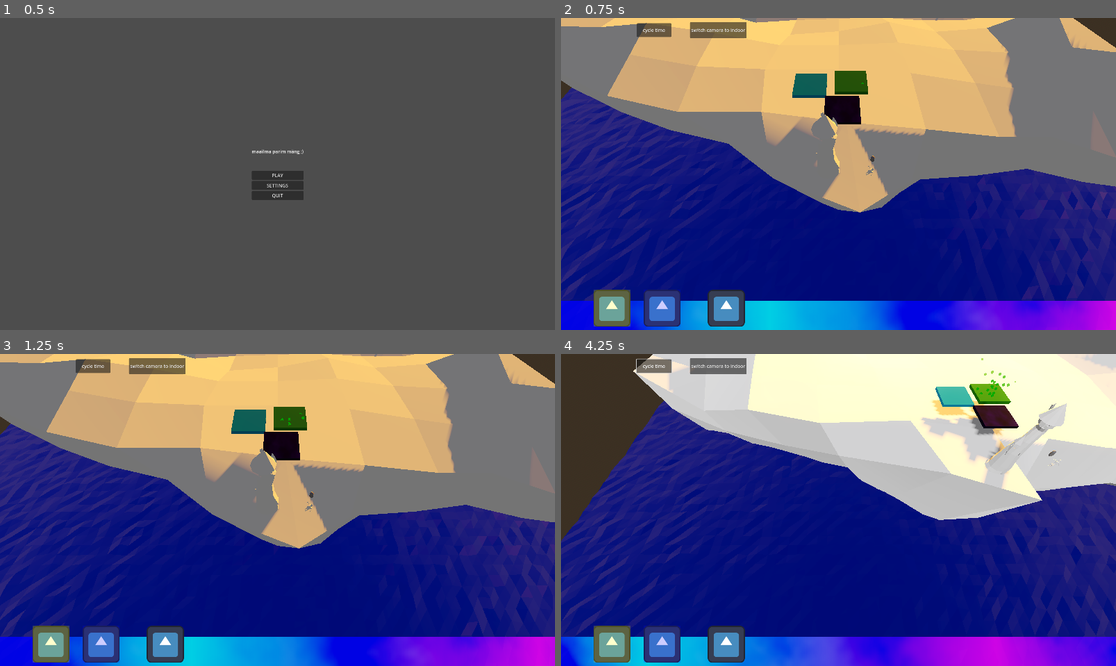
Above: before the commit, frames 1-4 (two rows, left to right).
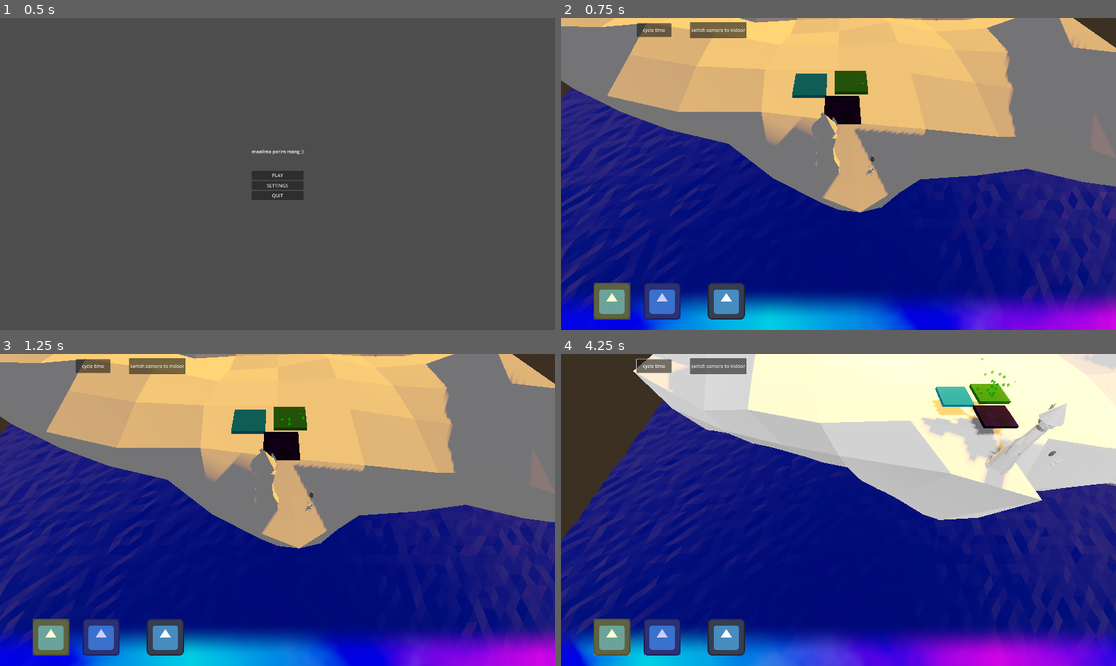
Above: after the commit, the same moments.

Repository: TaavetMandre/UPT
Game: Godot game, scene res://Content/UI/MainMenu/main_menu.tscn
The game is run twice, just before and just after one commit, with the same random seed, the same clock (stepped at 60 frames per second) and the same inputs. The engine's default icon, where the game draws it, is replaced by a stand-in: a white triangle on a blue panel in a dark square.
Inputs (mouse positions are in pixels of both pictures, inside the frame that each line leads up to):
- Up to frame 1 (0.5 s): no input
- Up to frame 2 (0.75 s): click "PLAY" at 0.5 s
- Up to frame 3 (1.25 s): no input
- Up to frame 4 (4.25 s): click "cycle time" at 1.25 s; tap Enter (ui_accept) at 2, 2.27 s; move the mouse to (960, 494) at 2.02 s; hold Right (ui_right) 2.03-2.75 s; hold A (A_button) 2.03-2.75 s; click (960, 494) at 2.17 s; drag from (727, 525) to (810, 572) at 2.77 s; move the mouse to (894, 441) at 3.52 s; hold Right (ui_right) from 3.53 s (still down); hold S (S_button) from 3.53 s (still down); click (894, 441) at 3.67 s

Frame 1 is identical in both runs. In frame 2, 5.9% of the frame differs, in the area x 0-100%, y 84-100%; in frame 3, 5.9%; in frame 4, 6.3%.

Commit message:
Spellbar adjustments
Adjusted some stuff about the spellbar and changed the file locations a bit

Diff:
--- /dev/null
+++ b/Content/Other/Spells/Bar.gd
@@ -0,0 +1,52 @@
+extends TextureRect
+
+@export var move_amount = 150
+@export var dismiss_area_size = 200
+var bar_state = "raised"
+@onready var raised_height = get_window().size.y - move_amount
+@onready var lowered_height = get_window().size.y
+
+## Nodes
+@onready var card_show_area = %"Card Show Area"
+@onready var dismiss_area = %DismissArea
+@onready var label = %Label
+
+
+func _ready():
+	get_tree().get_root().size_changed.connect(resize) # window size change signal
+	resize()
+
+func resize():
+	raised_height = get_window().size.y - move_amount
+	lowered_height = get_window().size.y
+
+	position.y = get_window().size.y - move_amount
+
+	card_show_area.position.y = get_window().size.y - dismiss_area_size
+	label.global_position.y = get_window().size.y - (dismiss_area_size / 2) - (label.size.y / 2) + (dismiss_area_size * 0.1)
+	label.global_position.x = (get_window().size.x / 2) - (label.size.x / 2)
+
+	get_tree().call_group("spellcards", "resize", dismiss_area_size)
+	get_tree().call_group("spellcards", "set_new_zero_position_y", get_window().size.y - dismiss_area_size / 2)
+
+func lower_bar():
+	if bar_state == "raised":
+		get_tree().call_group("spellcards", "flip_is_called")
+		var tween = create_tween().set_ease(Tween.EASE_OUT).set_trans(Tween.TRANS_CUBIC).set_parallel(true)
+		tween.tween_property(self, "position:y", lowered_height, 0.5)
+		bar_state = "lowered"
+
+		tween.tween_property(dismiss_area, "modulate:a", 1, 0.5)
+
+		get_tree().call_group("spellcards", "set_new_zero_position_y", get_window().size.y + dismiss_area_size / 2)
+
+func raise_bar():
+	if bar_state == "lowered":
+		get_tree().call_group("spellcards", "flip_is_called")
+		var tween = create_tween().set_ease(Tween.EASE_OUT).set_trans(Tween.TRANS_CUBIC).set_parallel(true)
+		tween.tween_property(self, "position:y", raised_height, 0.5)
+		bar_state = "raised"
+
+		tween.tween_property(dismiss_area, "modulate:a", 0, 0.5)
+
+		get_tree().call_group("spellcards", "set_new_zero_position_y", get_window().size.y - dismiss_area_size / 2)
--- a/Content/TEMPORARYSCENES/beanical spell indicator.tscn
+++ b/Content/Other/Spells/beanical spell indicator.tscn
@@ -1,6 +1,6 @@
 [gd_scene load_steps=4 format=3 uid="uid://cy0r1gla4opln"]
 
-[ext_resource type="Shader" path="res://Content/TEMPORARYSCRIPTS/spellselectaura.gdshader" id="1_ml5g1"]
+[ext_resource type="Shader" path="res://Content/Other/Spells/spellselectaura.gdshader" id="1_ml5g1"]
 
 [sub_resource type="ShaderMaterial" id="ShaderMaterial_c37r5"]
 render_priority = 0
--- a/Content/Other/lightning.tscn
+++ b/Content/Other/Spells/lightning.tscn
@@ -1,15 +1,15 @@
 [gd_scene load_steps=25 format=3 uid="uid://c0ehtogoo644u"]
 
-[ext_resource type="PackedScene" uid="uid://crch1b7fb1vt4" path="res://Content/Other/explosion.tscn" id="1_k7r1g"]
-[ext_resource type="Script" path="res://Content/Other/lightning.gd" id="1_y67fr"]
-[ext_resource type="PackedScene" uid="uid://1ul8feuckgc6" path="res://Content/TEMPORARYSCENES/spherical spell indicator.tscn" id="2_i53ya"]
-[ext_resource type="Shader" path="res://Content/TEMPORARYSCRIPTS/spellselectaura.gdshader" id="3_g5kql"]
+[ext_resource type="PackedScene" uid="uid://crch1b7fb1vt4" path="res://Content/Other/Spells/explosion.tscn" id="1_k7r1g"]
+[ext_resource type="Script" path="res://Content/Other/Spells/lightning.gd" id="1_y67fr"]
+[ext_resource type="PackedScene" uid="uid://1ul8feuckgc6" path="res://Content/Other/Spells/spherical spell indicator.tscn" id="2_o6qqa"]
 [ext_resource type="AudioStream" uid="uid://bk3xuslwn210b" path="res://Sounds/SFX/electricity_magic_windup.ogg" id="3_okh75"]
+[ext_resource type="Shader" path="res://Content/Other/Spells/spellselectaura.gdshader" id="3_q6ajf"]
 [ext_resource type="AudioStream" uid="uid://cv1khu0s48y0l" path="res://Sounds/SFX/explosion.ogg" id="4_be5a1"]
 
 [sub_resource type="ShaderMaterial" id="ShaderMaterial_sojy5"]
 render_priority = 0
-shader = ExtResource("3_g5kql")
+shader = ExtResource("3_q6ajf")
 shader_parameter/albedo = null
 shader_parameter/emission_color = Color(1, 1, 1, 1)
 shader_parameter/emission_amount = 5.0
@@ -104,7 +104,7 @@
 [node name="Lightning" type="Node3D"]
 script = ExtResource("1_y67fr")
 
-[node name="Indicator" parent="." instance=ExtResource("2_i53ya")]
+[node name="Indicator" parent="." instance=ExtResource("2_o6qqa")]
 mesh = SubResource("SphereMesh_482lv")
 
 [node name="Explosion" parent="." instance=ExtResource("1_k7r1g")]
--- a/Content/TEMPORARYSCENES/spell deploy thingy.tscn
+++ b/Content/Other/Spells/spell deploy thingy.tscn
@@ -1,14 +1,16 @@
-[gd_scene load_steps=19 format=3 uid="uid://bs4t8lbvflsle"]
-
-[ext_resource type="Script" path="res://Content/TEMPORARYSCENES/spell_deploy_bar_master.gd" id="1_2olev"]
+[gd_scene load_steps=25 format=3 uid="uid://bs4t8lbvflsle"]
+
+[ext_resource type="Script" path="res://Content/Other/Spells/spell_deploy_bar_master.gd" id="1_2olev"]
 [ext_resource type="Shader" path="res://Textures/sidebar.gdshader" id="1_u46bc"]
 [ext_resource type="Texture2D" uid="uid://dif30fcglpsp" path="res://Textures/gradient.png" id="2_xtsg2"]
-[ext_resource type="Script" path="res://Content/TEMPORARYSCENES/Bar.gd" id="3_y7yvf"]
-[ext_resource type="Shader" path="res://Content/TEMPORARYSCRIPTS/balatrocardthingy.gdshader" id="4_ymv5u"]
+[ext_resource type="Script" path="res://Content/Other/Spells/Bar.gd" id="3_y7yvf"]
+[ext_resource type="Shader" path="res://Content/Other/Spells/balatrocardthingy.gdshader" id="4_ymv5u"]
 [ext_resource type="Texture2D" uid="uid://duvct07xo1lym" path="res://icon.svg" id="5_xhe6k"]
-[ext_resource type="Script" path="res://Content/TEMPORARYSCENES/untoolbalatrocard.gd" id="6_u1s5u"]
-[ext_resource type="PackedScene" uid="uid://c0ehtogoo644u" path="res://Content/Other/lightning.tscn" id="7_jcw33"]
-[ext_resource type="PackedScene" uid="uid://1ul8feuckgc6" path="res://Content/TEMPORARYSCENES/spherical spell indicator.tscn" id="9_kin2f"]
+[ext_resource type="Script" path="res://Content/Other/Spells/untoolbalatrocard.gd" id="6_u1s5u"]
+[ext_resource type="PackedScene" uid="uid://c0ehtogoo644u" path="res://Content/Other/Spells/lightning.tscn" id="7_jcw33"]
+[ext_resource type="PackedScene" uid="uid://1ul8feuckgc6" path="res://Content/Other/Spells/spherical spell indicator.tscn" id="9_kin2f"]
+[ext_resource type="PackedScene" uid="uid://d3fcfy48iisy7" path="res://Content/Other/Spells/wave_spell.tscn" id="10_dvy8s"]
+[ext_resource type="PackedScene" uid="uid://cy0r1gla4opln" path="res://Content/Other/Spells/beanical spell indicator.tscn" id="11_ofpea"]
 
 [sub_resource type="FastNoiseLite" id="FastNoiseLite_o0wks"]
 noise_type = 4
@@ -25,6 +27,8 @@
 shader_parameter/scroll_speed = Vector2(0.05, 0)
 shader_parameter/direction = Vector2(1, 0)
 shader_parameter/noise_speed = 0.01
+shader_parameter/gradient_start = 0.25
+shader_parameter/gradient_end = 0.0
 shader_parameter/noise = SubResource("NoiseTexture2D_vf6w1")
 
 [sub_resource type="ShaderMaterial" id="ShaderMaterial_utdb3"]
@@ -389,6 +393,21 @@
 shader_parameter/effect_alpha_mult = 0.0
 shader_parameter/direction = 0.5
 
+[sub_resource type="Gradient" id="Gradient_nyfkn"]
+colors = PackedColorArray(1, 0.1, 0.1, 0.784314, 1, 0.25, 0.25, 0)
+
+[sub_resource type="GradientTexture2D" id="GradientTexture2D_yusl4"]
+gradient = SubResource("Gradient_nyfkn")
+fill_from = Vector2(1, 0.1)
+metadata/_snap_enabled = true
+
+[sub_resource type="SystemFont" id="SystemFont_f0mid"]
+subpixel_positioning = 0
+
+[sub_resource type="LabelSettings" id="LabelSettings_g6f8v"]
+font = SubResource("SystemFont_f0mid")
+font_size = 64
+
 [node name="Spell deploy bar" type="Control" node_paths=PackedStringArray("spells")]
 layout_mode = 3
 anchors_preset = 15
@@ -451,6 +470,9 @@
 texture = ExtResource("5_xhe6k")
 script = ExtResource("6_u1s5u")
 card_show_area = NodePath("../Card Show Area")
+spell_scene = ExtResource("10_dvy8s")
+indicator_scene = ExtResource("11_ofpea")
+metadata/_edit_lock_ = true
 
 [node name="Spellcard hitbox" type="Control" parent="Wave spell"]
 material = SubResource("ShaderMaterial_vf3ll")
@@ -514,6 +536,41 @@
 color = Color(1, 1, 1, 0.152941)
 metadata/_edit_lock_ = true
 
+[node name="DismissArea" type="TextureRect" parent="Card Show Area"]
+unique_name_in_owner = true
+modulate = Color(1, 1, 1, 0)
+layout_mode = 1
+anchors_preset = 15
+anchor_right = 1.0
+anchor_bottom = 1.0
+grow_horizontal = 2
+grow_vertical = 2
+mouse_filter = 2
+texture = SubResource("GradientTexture2D_yusl4")
+metadata/_edit_lock_ = true
+
+[node name="Label" type="Label" parent="Card Show Area/DismissArea"]
+unique_name_in_owner = true
+layout_mode = 0
+offset_left = 1151.0
+offset_top = 119.0
+offset_right = 1333.0
+offset_bottom = 167.0
+text = "DISMISS/KATKESTA"
+label_settings = SubResource("LabelSettings_g6f8v")
+horizontal_alignment = 1
+vertical_alignment = 1
+
+[node name="ColorRect" type="ColorRect" parent="Card Show Area/DismissArea/Label"]
+visible = false
+layout_mode = 1
+anchors_preset = 15
+anchor_right = 1.0
+anchor_bottom = 1.0
+grow_horizontal = 2
+grow_vertical = 2
+metadata/_edit_lock_ = true
+
 [connection signal="gui_input" from="Lightning spell/Spellcard hitbox" to="Lightning spell" method="_on_texture_rect_gui_input"]
 [connection signal="mouse_entered" from="Lightning spell/Spellcard hitbox" to="Lightning spell" method="_on_mouse_entered"]
 [connection signal="mouse_exited" from="Lightning spell/Spellcard hitbox" to="Lightning spell" method="_on_mouse_exited"]
--- a/Content/TEMPORARYSCENES/spherical spell indicator.tscn
+++ b/Content/Other/Spells/spherical spell indicator.tscn
@@ -1,6 +1,6 @@
 [gd_scene load_steps=4 format=3 uid="uid://1ul8feuckgc6"]
 
-[ext_resource type="Shader" path="res://Content/TEMPORARYSCRIPTS/spellselectaura.gdshader" id="1_xwik4"]
+[ext_resource type="Shader" path="res://Content/Other/Spells/spellselectaura.gdshader" id="1_xwik4"]
 
 [sub_resource type="ShaderMaterial" id="ShaderMaterial_sojy5"]
 render_priority = 0
--- a/Content/TEMPORARYSCENES/untoolbalatrocard.gd
+++ b/Content/Other/Spells/untoolbalatrocard.gd
@@ -16,14 +16,12 @@
 var has_called_bar = false
 var zero_position: Vector2 = Vector2.ZERO
 
-func _ready():
-	get_tree().get_root().size_changed.connect(resize) # window size change signal
-	position.y = get_window().size.y - 75
+func resize(dismiss_area_size):  # Connected from Bar node
+	position.y = get_window().size.y - dismiss_area_size / 2
 	zero_position = position
 
-func resize():
-	position.y = get_window().size.y - 75
-	zero_position = position
+func set_new_zero_position_y(new_position):
+	zero_position.y = new_position
 
 @warning_ignore("unused_parameter")
 func _process(delta):
@@ -38,14 +36,16 @@
 		material.set_shader_parameter("sprite_position", global_position)
 
 	#print(click_pressed, round(position * 10) / 10 != zero_position)
+	#print(zero_position, (position / 10000) * 10000)
 
 	if click_pressed:
 		disable_camera_dragging.emit()
 		position = lerp(position, get_global_mouse_position(), 0.1)
-	elif round(position / 10) * 10 != zero_position:
+	elif round(position / 10) * 10 == round(zero_position / 10) * 10:
+		position = zero_position
+	else:
 		position = lerp(round(position), zero_position, 0.15)
-	#else:
-	#	position = zero_position
+
 
 	if position.y <= card_show_area.position.y:
 		modulate.a = 0
--- a/Content/TEMPORARYSCENES/Bar.gd
+++ /dev/null
@@ -1,34 +0,0 @@
-extends TextureRect
-
-@export var move_amount = 100
-var bar_state = "raised"
-@onready var raised_height = get_window().size.y - move_amount
-@onready var lowered_height = get_window().size.y
-@onready var card_show_area = %"Card Show Area"
-
-func _ready():
-	get_tree().get_root().size_changed.connect(resize) # window size change signal
-	position.y = get_window().size.y - 100
-
-	card_show_area.position.y = position.y - 120
-
-func resize():
-	raised_height = get_window().size.y - move_amount
-	lowered_height = get_window().size.y
-	position.y = get_window().size.y - 100
-
-	card_show_area.position.y = position.y - 120
-
-func lower_bar():
-	if bar_state == "raised":
-		get_tree().call_group("spellcards", "flip_is_called")
-		var tween = create_tween().set_ease(Tween.EASE_OUT).set_trans(Tween.TRANS_CUBIC)
-		tween.tween_property(self, "position:y", lowered_height, 0.5)
-		bar_state = "lowered"
-
-func raise_bar():
-	if bar_state == "lowered":
-		get_tree().call_group("spellcards", "flip_is_called")
-		var tween = create_tween().set_ease(Tween.EASE_OUT).set_trans(Tween.TRANS_CUBIC)
-		tween.tween_property(self, "position:y", raised_height, 0.5)
-		bar_state = "raised"
--- a/Content/TEMPORARYSCENES/node_3d.tscn
+++ b/Content/TEMPORARYSCENES/node_3d.tscn
@@ -8,10 +8,10 @@
 [ext_resource type="PackedScene" uid="uid://c0613fv4654ul" path="res://Models/maa_1_0.tscn" id="4_fn35a"]
 [ext_resource type="Script" path="res://Content/TEMPORARYSCRIPTS/TEMPORARYPauseScript.gd" id="5_hkn4x"]
 [ext_resource type="Shader" path="res://Content/Outside/lowpolywater.gdshader" id="6_ealrg"]
-[ext_resource type="PackedScene" uid="uid://crch1b7fb1vt4" path="res://Content/Other/explosion.tscn" id="10_3cbit"]
+[ext_resource type="PackedScene" uid="uid://crch1b7fb1vt4" path="res://Content/Other/Spells/explosion.tscn" id="10_3cbit"]
 [ext_resource type="PackedScene" uid="uid://c82avvn6o54c2" path="res://Content/UI/indoor-outdoor_switcher.tscn" id="10_fvvxe"]
-[ext_resource type="PackedScene" uid="uid://ca55qpxds71t6" path="res://Content/Other/bubbles.tscn" id="12_r8wgv"]
-[ext_resource type="PackedScene" uid="uid://bs4t8lbvflsle" path="res://Content/TEMPORARYSCENES/spell deploy thingy.tscn" id="12_xo07a"]
+[ext_resource type="PackedScene" uid="uid://ca55qpxds71t6" path="res://Content/Other/Spells/bubbles.tscn" id="12_r8wgv"]
+[ext_resource type="PackedScene" uid="uid://bs4t8lbvflsle" path="res://Content/Other/Spells/spell deploy thingy.tscn" id="12_xo07a"]
 
 [sub_resource type="StandardMaterial3D" id="StandardMaterial3D_gvrdr"]
 albedo_color = Color(0.172549, 0.541176, 0, 1)
--- a/Textures/sidebar.gdshader
+++ b/Textures/sidebar.gdshader
@@ -12,6 +12,10 @@
 uniform float noise_speed = 0.1;
 uniform sampler2D noise;
 
+// Transparency gradient
+uniform float gradient_start = 1.0; // Where the gradient starts (in UV.y)
+uniform float gradient_end = 1.0;   // Where the gradient fully fades (in UV.y)
+
 vec4 color_burn(vec4 base, vec4 blend){
 	return 1.0 - (1.0 - base) / blend;
 }
@@ -25,5 +29,13 @@
 	// Noise texture
 	vec4 blend = texture(noise, mod(UV + TIME * noise_speed, 1.0));
 
+	// Gradient
+	if (gradient_start != gradient_end) {
+		// Apply adjustable gradient fade
+		float fade_factor = smoothstep(gradient_start, gradient_end, UV.y);
+		blend.a *= (1.0 - fade_factor);  // Invert to fade out as UV.y increases
+	}
+
 	COLOR.rgb = color_burn(base, blend).rgb;
+	COLOR.a *= blend.a;
 }
Renamed: Content/TEMPORARYSCRIPTS/balatrocardthingy.gdshader -> Content/Other/Spells/balatrocardthingy.gdshader
Renamed: Content/Other/bubbles.tscn -> Content/Other/Spells/bubbles.tscn
Renamed: Content/Other/explosion.tscn -> Content/Other/Spells/explosion.tscn
Renamed: Content/Other/lightning.gd -> Content/Other/Spells/lightning.gd
Renamed: Content/TEMPORARYSCENES/spell_deploy_bar_master.gd -> Content/Other/Spells/spell_deploy_bar_master.gd
Renamed: Content/TEMPORARYSCRIPTS/spellselectaura.gdshader -> Content/Other/Spells/spellselectaura.gdshader
Renamed: Content/Other/wave_spell.tscn -> Content/Other/Spells/wave_spell.tscn
